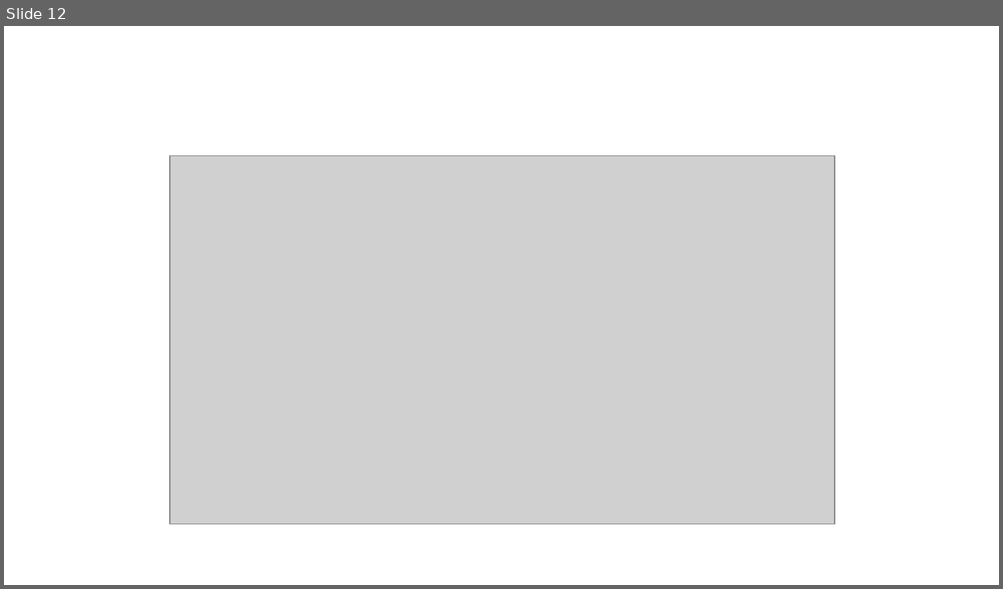
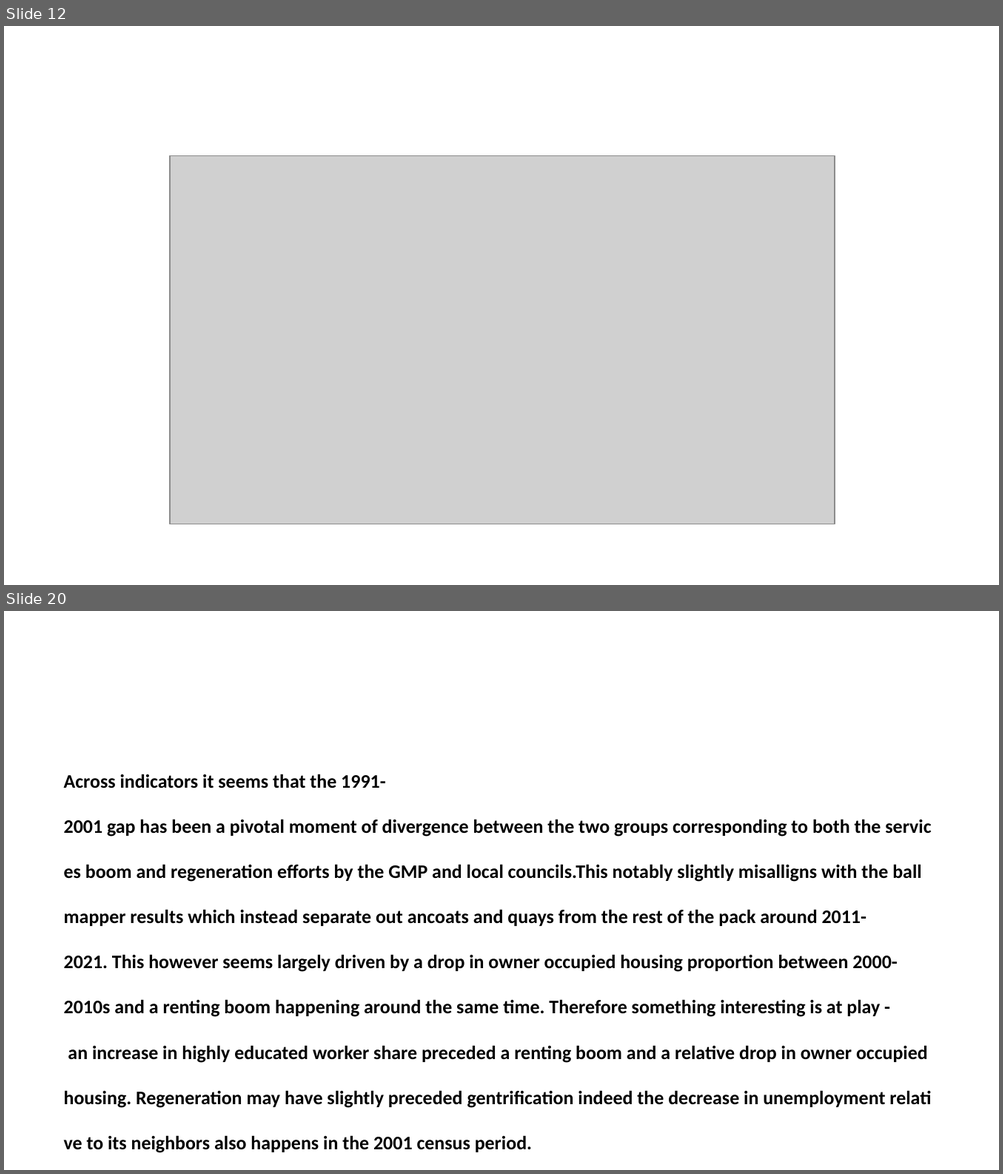
Before and after one commit to Sviatkd/DatafestivalWork, a slide deck: presentation.pptx. Shown one above the other, each under a label of ours: slide 12 before the commit, slides 12 and 20 after it; the slides between them are not shown. The pictures are 1003x589 and 1003x1174 pixels, drawn with LibreOffice and Linux fonts; fonts in the diff are those of the drawing; grey boxes stand for pictures. Boxes give left, top, right and bottom in pixels: in the first picture for what was removed or moved away, otherwise in the second. Text is boxed around its words. In the diff, an @@ line names an element or a change of style, - is before the commit and + after.

```diff
--- a/presentation.pptx
+++ b/presentation.pptx
@@ slide 20 added at (x1=4, y1=611, x2=999, y2=1170), background #FFFFFF @@
@@ text added at (x1=64, y1=774, x2=928, y2=1108), 24 pt, text #000000, bold @@
+Across indicators it seems that the 1991-2001 gap has been a pivotal moment of divergence between the two groups corresponding to both the services boom and regeneration efforts by the GMP and local councils.This notably slightly misalligns with the ball mapper results which instead separate out ancoats and quays from the rest of the pack around 2011-2021. This however seems largely driven by a drop in owner occupied housing proportion between 2000-2010s and a renting boom happening around the same time. Therefore something interesting is at play - an increase in highly educated worker share preceded a renting boom and a relative drop in owner occupied housing. Regeneration may have slightly preceded gentrification indeed the decrease in unemployment relative to its neighbors also happens in the 2001 census period.
```
Also in this commit, not shown: 2 other slides added, 1 slide removed, 1 other file.
